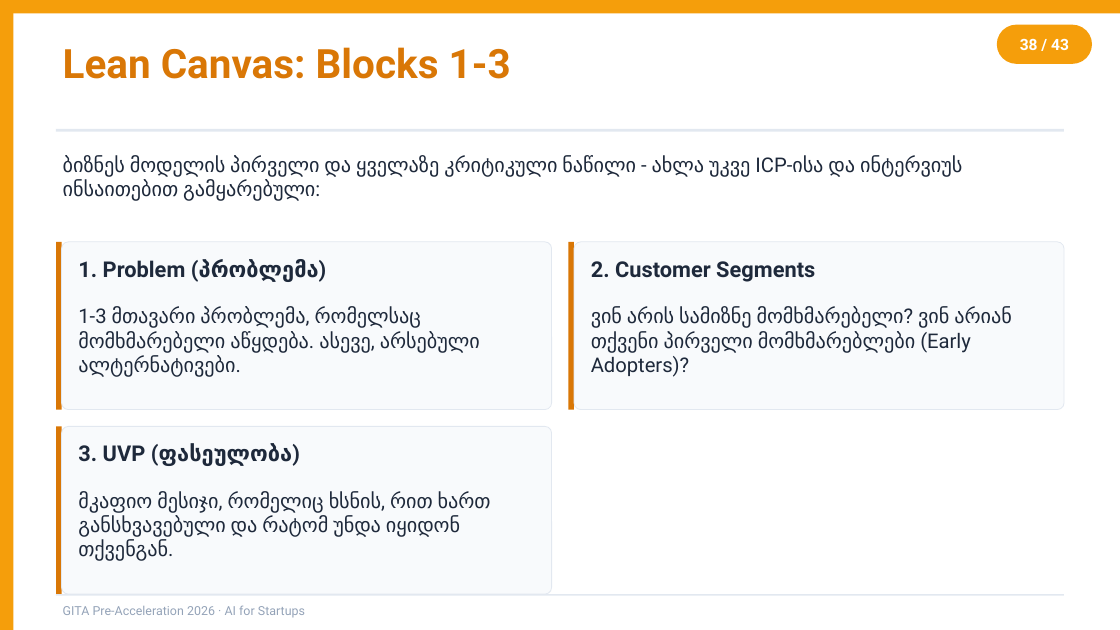
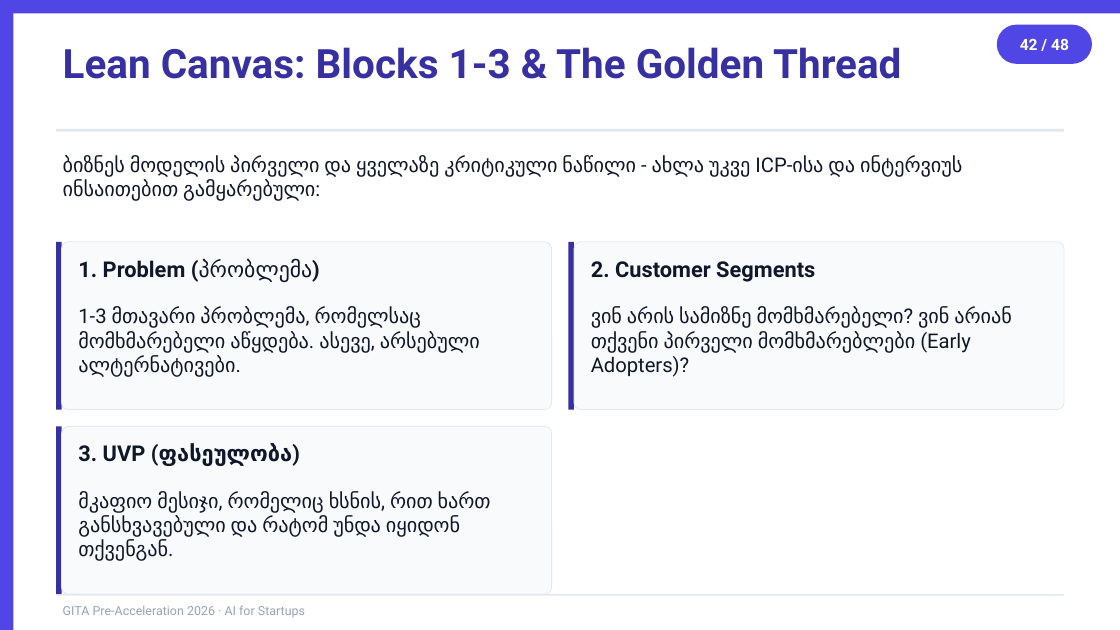
Before and after one commit to basilaia123/ai2026, a slide deck: slide 42 of GITA/Pre-Acceleration/2026-5h-AI-for-Startups/day1-slides.pptx (slide 38 before the commit). Drawn at 1120x630 pixels with LibreOffice and Linux fonts; fonts in the diff are those of the drawing. Boxes give left, top, right and bottom in pixels: in the first picture for what was removed or moved away, otherwise in the second. Text is boxed around its words. In the diff, an @@ line names an element or a change of style, - is before the commit and + after.

```diff
--- a/GITA/Pre-Acceleration/2026-5h-AI-for-Startups/day1-slides.pptx
+++ b/GITA/Pre-Acceleration/2026-5h-AI-for-Startups/day1-slides.pptx
@@ fill #F59E0B to #4F46E5 in 3 elements at (0, 0, 13, 629), (0, 0, 1120, 13), (997, 25, 1092, 64) @@
@@ text at (63, 47, 901, 79): text changed; text colour #D97706 to #3730A3 @@
-Lean Canvas: Blocks 1-3
+Lean Canvas: Blocks 1-3 & The Golden Thread
@@ text in rounded rectangle at (1020, 39, 1069, 50): text changed @@
-38 / 43
+42 / 48
@@ fill #D97706 to #3730A3 in 3 elements at (56, 242, 62, 410), (569, 242, 575, 410), (56, 427, 62, 595) @@
@@ text colour #1E293B to #0F172A in 7 elements at (63, 156, 962, 201), (78, 259, 313, 282), (78, 307, 480, 377), (591, 261, 815, 282), (591, 307, 1012, 377), (78, 443, 293, 466), (78, 491, 491, 561) @@
```
Also in this commit, not shown: 41 other slides changed, 6 slides added, 1 slide removed, 6 other files.
